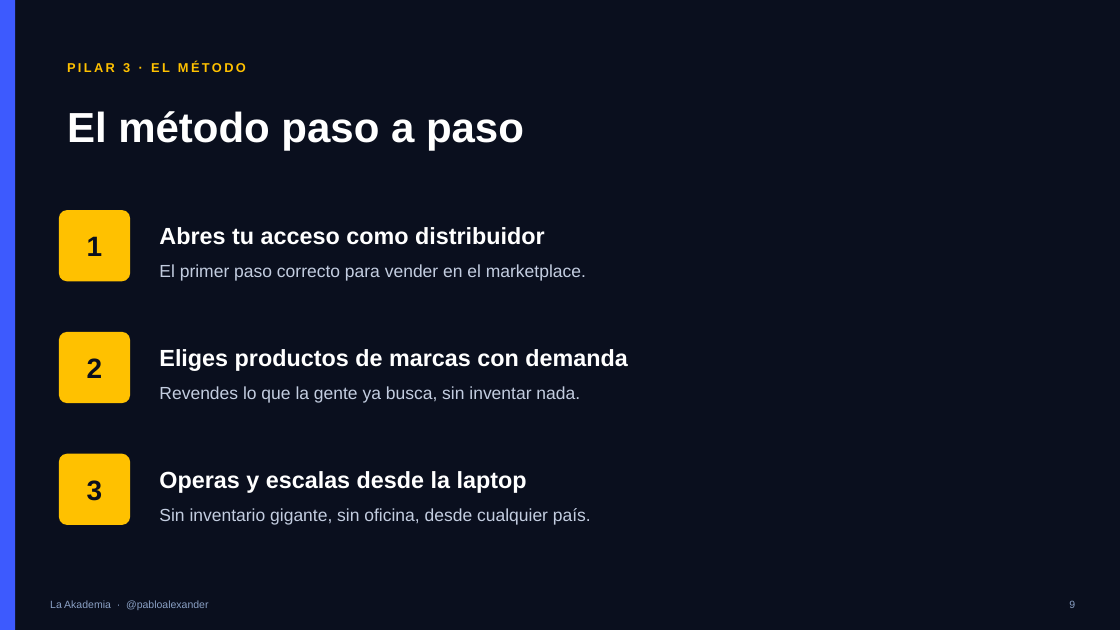
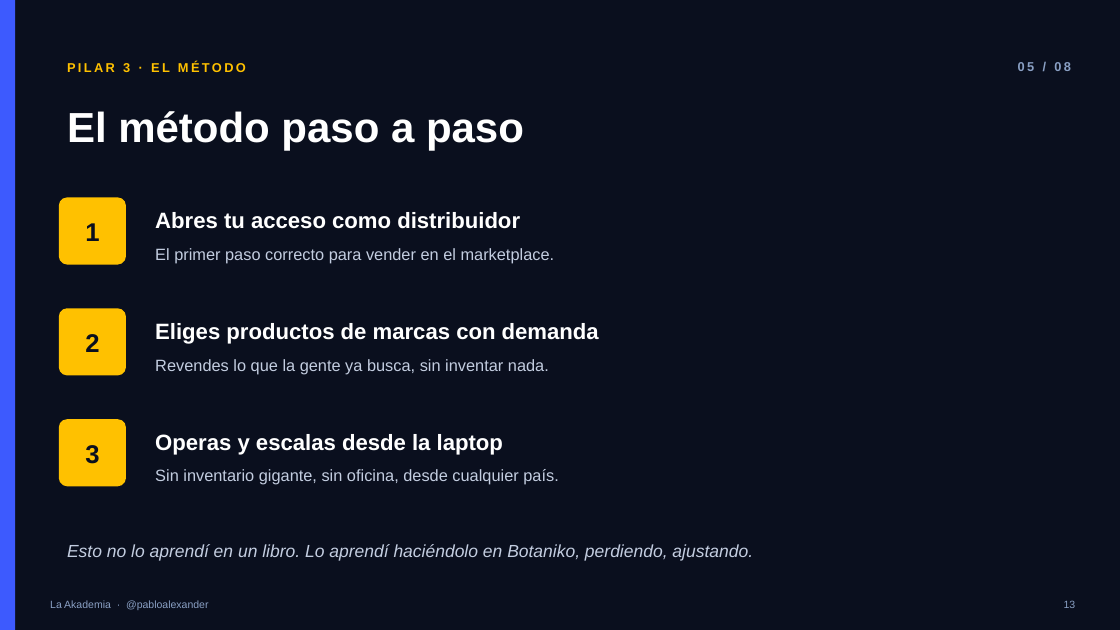
Before and after one commit to henryqueroa/pablo-torrealba-package, a slide deck: slide 13 of webinar/pablo-torrealba-webinar-deck.pptx (slide 9 before the commit). Drawn at 1120x630 pixels with LibreOffice and Linux fonts; fonts in the diff are those of the drawing. Boxes give left, top, right and bottom in pixels: in the first picture for what was removed or moved away, otherwise in the second. Text is boxed around its words. In the diff, an @@ line names an element or a change of style, - is before the commit and + after.

```diff
--- a/webinar/pablo-torrealba-webinar-deck.pptx
+++ b/webinar/pablo-torrealba-webinar-deck.pptx
@@ text added at (x1=1018, y1=62, x2=1071, y2=71), 11 pt, text #8AA0C4, bold @@
+05 / 08
@@ text "1" moved from (x1=87, y1=236, x2=103, y2=256) to (x1=85, y1=223, x2=99, y2=241) @@
@@ rounded rectangle resized from (x1=59, y1=210, x2=130, y2=281) to (x1=59, y1=197, x2=126, y2=265) @@
@@ text "Abres tu acceso como distribuidor" moved from (x1=159, y1=227, x2=545, y2=245) to (x1=155, y1=212, x2=520, y2=229) @@
@@ text "El primer paso correcto para ..." moved from (x1=159, y1=264, x2=586, y2=281) to (x1=155, y1=248, x2=555, y2=263) @@
@@ text "2" moved from (x1=87, y1=358, x2=103, y2=378) to (x1=85, y1=334, x2=99, y2=352) @@
@@ rounded rectangle resized from (x1=59, y1=332, x2=130, y2=403) to (x1=59, y1=308, x2=126, y2=376) @@
@@ text "Eliges productos de marcas con ..." moved from (x1=159, y1=349, x2=628, y2=371) to (x1=155, y1=323, x2=599, y2=344) @@
@@ text "Revendes lo que la gente ..." moved from (x1=159, y1=386, x2=580, y2=403) to (x1=155, y1=359, x2=549, y2=374) @@
@@ size 24 to 22 pt in 3 elements at (x1=85, y1=223, x2=99, y2=241), (x1=85, y1=334, x2=99, y2=352), (x1=85, y1=445, x2=99, y2=464) @@
@@ text "3" moved from (x1=87, y1=480, x2=103, y2=501) to (x1=85, y1=445, x2=99, y2=464) @@
@@ proportions changed in 3 elements at (x1=59, y1=197, x2=126, y2=265), (x1=59, y1=308, x2=126, y2=376), (x1=59, y1=419, x2=126, y2=486) @@
@@ rounded rectangle resized from (x1=59, y1=454, x2=130, y2=525) to (x1=59, y1=419, x2=126, y2=486) @@
@@ size 20 to 19 pt in 3 elements at (x1=155, y1=212, x2=520, y2=229), (x1=155, y1=323, x2=599, y2=344), (x1=155, y1=434, x2=503, y2=455) @@
@@ text "Operas y escalas desde la ..." moved from (x1=159, y1=471, x2=527, y2=493) to (x1=155, y1=434, x2=503, y2=455) @@
@@ size 15 to 14 pt in 3 elements at (x1=155, y1=248, x2=555, y2=263), (x1=155, y1=359, x2=549, y2=374), (x1=155, y1=469, x2=558, y2=485) @@
@@ text "Sin inventario gigante, sin oficina, ..." moved from (x1=159, y1=508, x2=591, y2=525) to (x1=155, y1=469, x2=558, y2=485) @@
@@ text added at (x1=67, y1=544, x2=753, y2=561), 15 pt, text #C3CDE0, italic @@
+Esto no lo aprendí en un libro. Lo aprendí haciéndolo en Botaniko, perdiendo, ajustando.
@@ text at (x1=1064, y1=600, x2=1076, y2=608): text changed @@
-9
+13
```
Also in this commit, not shown: 13 other slides changed, 6 slides added, 3 other files.
